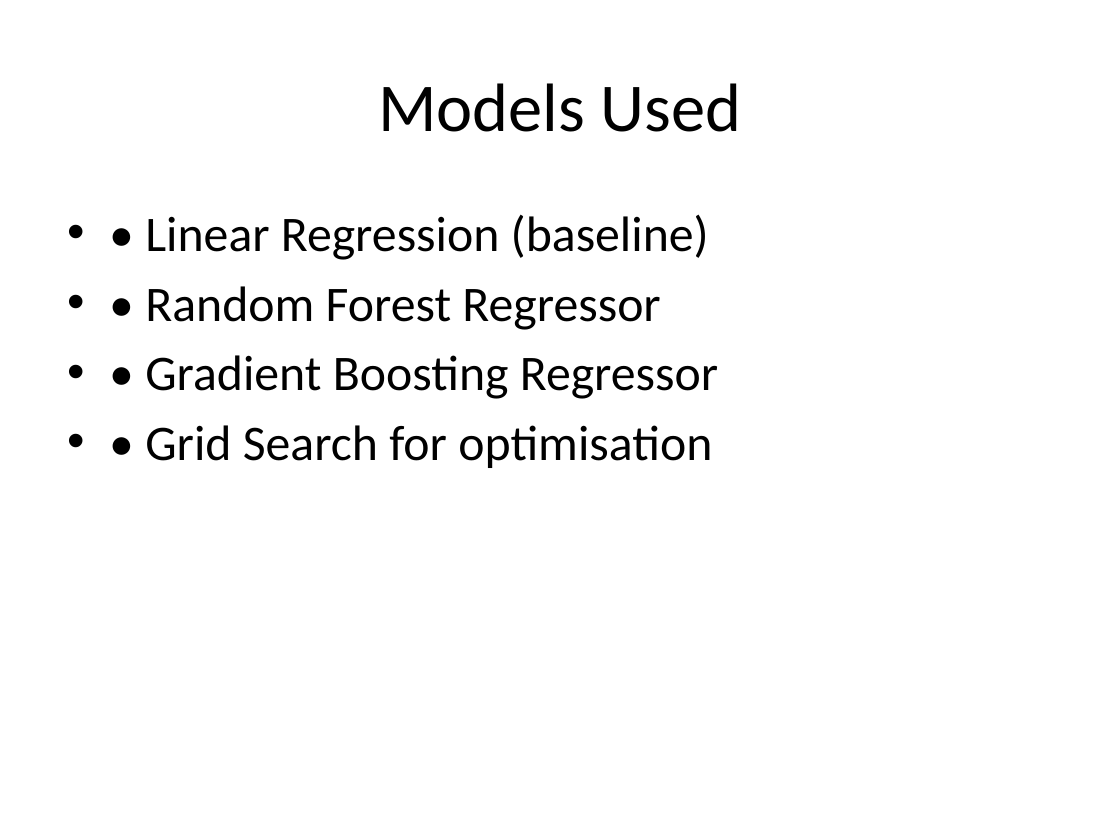
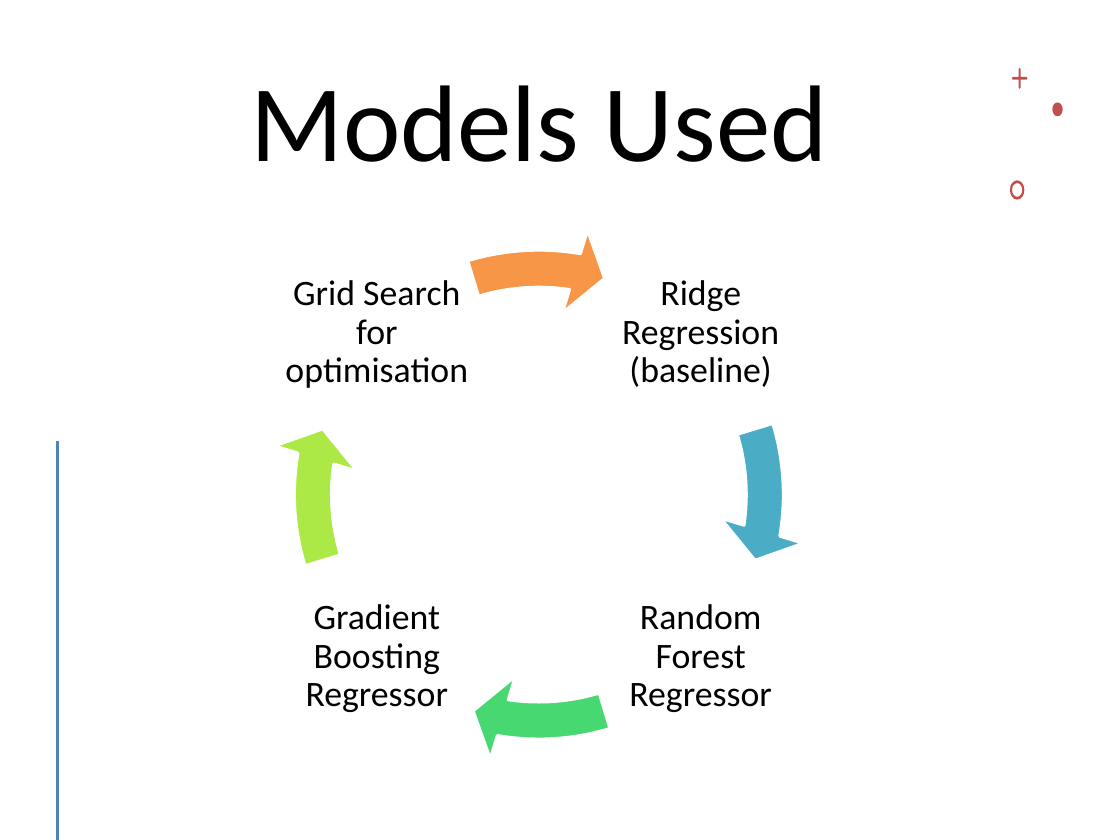
Before and after one commit to ansmalik67/multimodal-glucose-forecasting, a slide deck: slide 8 of Final_Glycaemic_Project_Presentation.pptx (slide 7 before the commit). Drawn at 1120x840 pixels with LibreOffice and Linux fonts; fonts in the diff are those of the drawing. Boxes give left, top, right and bottom in pixels: in the first picture for what was removed or moved away, otherwise in the second. Text is boxed around its words. In the diff, an @@ line names an element or a change of style, - is before the commit and + after.

```diff
--- a/Final_Glycaemic_Project_Presentation.pptx
+++ b/Final_Glycaemic_Project_Presentation.pptx
@@ title "Models Used": place and size @@
-title "Models Used" at bbox=[378, 83, 742, 132]
+title "Models Used" at bbox=[250, 85, 828, 162]
@@ title "Models Used" at bbox=[250, 85, 828, 162]: size 44 to 70 pt; vertical alignment middle to top @@
@@ freeform shape added at bbox=[1011, 68, 1027, 90], fill #C0504D @@
@@ freeform shape added at bbox=[1053, 103, 1063, 116], fill #C0504D @@
@@ freeform shape added at bbox=[1010, 180, 1025, 199], fill #C0504D @@
@@ text removed at bbox=[145, 214, 718, 468] @@
-• • Linear Regression (baseline)
-• • Random Forest Regressor
-• • Gradient Boosting Regressor
-• • Grid Search for optimisation
@@ group added at bbox=[270, 225, 809, 764]: 4 texts, 4 circular arrows @@
+Ridge Regression (baseline)
+Random Forest Regressor
+Gradient Boosting Regressor
+Grid Search for optimisation
@@ line added from (57, 442) to (57, 839), #C0504D 2 pt @@
```
Also in this commit, not shown: 13 other slides changed, 2 slides added, 1 other file.
